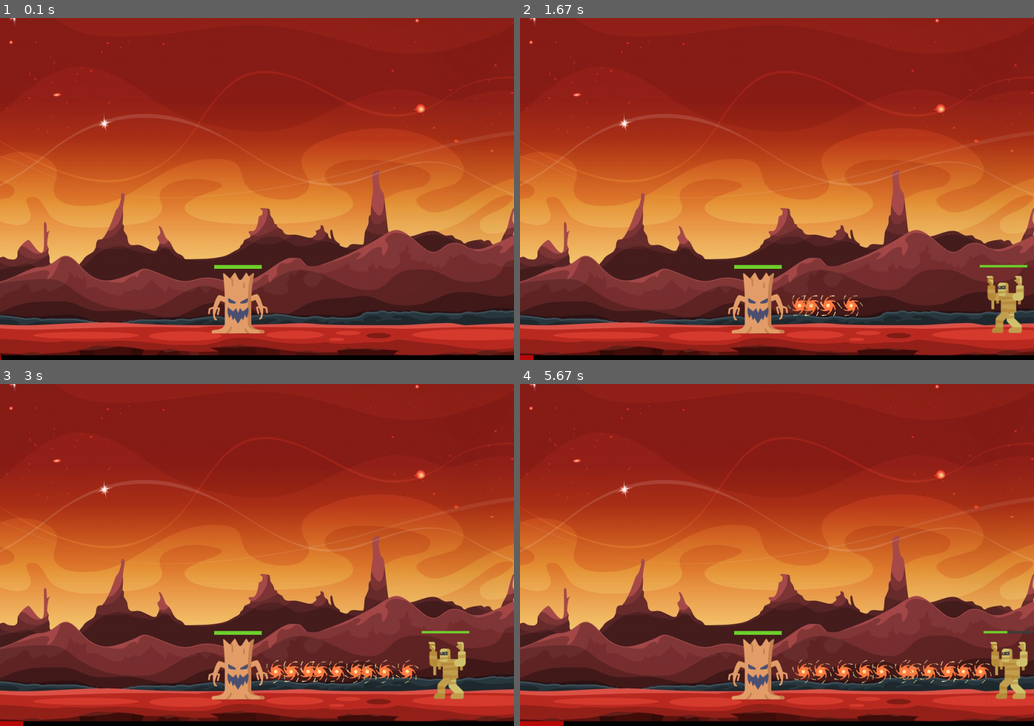
Above: before the commit, frames 1-4 (two rows, left to right).
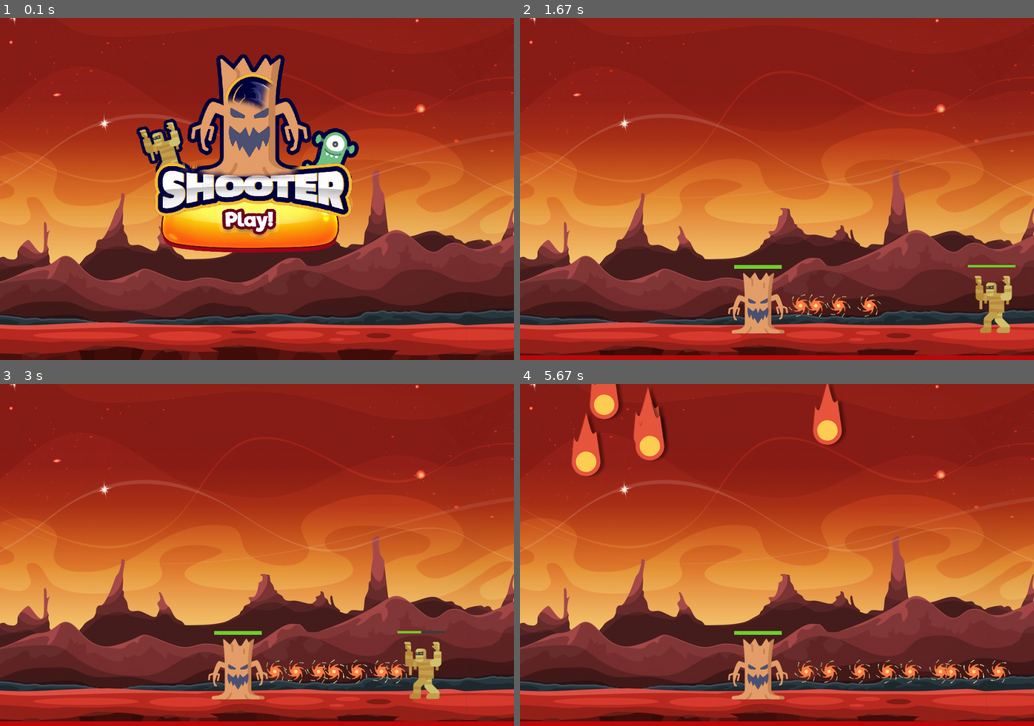
Above: after the commit, the same moments.

Repository: GamerPsy/Shooter-pygame
Game: pygame game, started from main.py
The game is run twice, just before and just after one commit, with the same random seed, the same clock (stepped at 60 frames per second) and the same inputs.
Inputs (mouse positions are in pixels of both pictures, inside the frame that each line leads up to):
- Up to frame 1 (0.1 s): no input
- Up to frame 2 (1.67 s): click (777, 189) at 0.38 s; tap Space at 0.67, 1.07, 1.37, 1.57 s
- Up to frame 3 (3 s): tap Space at 1.9, 2.2, 2.4, 2.7, 2.97 s
- Up to frame 4 (5.67 s): tap Space at 3.3, 3.6, 3.73, 4.13, 4.43, 4.8, 5.2, 5.5 s

The runs differ from the first frame. In frame 1, 19% of the frame differs, in the area x 0-100%, y 10-100%; in frame 2, 3.1%; in frame 3, 3.7%; in frame 4, 6.6%.

Commit message:
Fin gestion pluie comètes

Diff:
--- a/comet.py
+++ b/comet.py
@@ -1,8 +1,37 @@
 import pygame
+import random
 
 class Comet(pygame.sprite.Sprite):
 
-    def __init__(self):
+    def __init__(self, comet_vent):
         super().__init__()
         self.image = pygame.image.load('assets/comet.png')
         self.rect = self.image.get_rect()
+        self.velocity = random.randint(1, 3)
+        self.rect.x = random.randint(20, 800)
+        self.rect.y = - random.randint(0, 800)
+        self.comet_event = comet_vent
+
+    def remove(self):
+        self.comet_event.all_comets.remove(self)
+        if len(self.comet_event.all_comets) == 0:
+            #print("pluie finie")
+            self.comet_event.reset_percent()
+            self.comet_event.game.spawn_monster()
+            self.comet_event.game.spawn_monster()
+
+    def fall(self):
+        self.rect.y += self.velocity
+        if self.rect.y >= 500:
+            #print("sol")
+            self.remove()
+
+        if len(self.comet_event.all_comets) == 0:
+            #print("eventement fini")
+            self.comet_event.reset_percent()
+            self.comet_event.fall_mode = False
+
+        if self.comet_event.game.check_collision(self, self.comet_event.game.all_players):
+            #print("Joueur touché")
+            self.remove()
+            self.comet_event.game.player.damage(20)
--- a/comet_event.py
+++ b/comet_event.py
@@ -3,13 +3,15 @@
 
 class CometFallEvent:
 
-    def __init__(self):
+    def __init__(self, game):
         self.percent = 0
-        self.percent_speed = 5
+        self.percent_speed = 1
         self.all_comets = pygame.sprite.Group()
+        self.game = game
+        self.fall_mode = False
 
     def add_percent(self):
-        self.percent += self.percent_speed / 200
+        self.percent += self.percent_speed
 
     def is_full_loaded(self):
         return self.percent >= 100
@@ -18,16 +20,16 @@
         self.percent = 0
 
     def meteor_fall(self):
-        self.all_comets.add(Comet())
+        for i in range(1, 10):
+            self.all_comets.add(Comet(self))
 
     def attempt_fall(self):
-        if self.is_full_loaded():
-            print("pluie de comètes")
+        if self.is_full_loaded() and len(self.game.all_monsters) == 0:
             self.meteor_fall()
-            self.reset_percent()
+
+            self.fall_mode = True
 
     def update_bar(self, surface):
-        self.attempt_fall()
 
         self.add_percent()
         # barre arrière plan
--- a/game.py
+++ b/game.py
@@ -7,13 +7,13 @@
 class Game:
 
     def __init__(self):
-        self.is_playing = True
+        self.is_playing = False
 
         self.all_players = pygame.sprite.Group()
         self.player = Player(self)
         self.all_players.add(self.player)
 
-        self.comet_vent = CometFallEvent()
+        self.comet_vent = CometFallEvent(self)
 
         self.all_monsters = pygame.sprite.Group()
         self.pressed = {}
@@ -24,10 +24,13 @@
         self.spawn_monster()
         self.spawn_monster()
 
+
     def game_over(self):
         #remettre le jeu à zero : retirer les monstres, remettre le hero à fond en pv, mettre le jeu en attente
         self.all_monsters = pygame.sprite.Group()
+        self.comet_vent.all_comets = pygame.sprite.Group()
         self.player.health = self.player.max_health
+        self.comet_vent.reset_percent()
         self.is_playing = False
 
 
@@ -45,19 +48,24 @@
         for monster in self.all_monsters:
             monster.forward()
             monster.update_health_bar(screen)
+
+        for comet in self.comet_vent.all_comets:
+            comet.fall()
         #appliquer ensemble images projectiles
         self.player.all_projectiles.draw(screen)
         self.all_monsters.draw(screen)
         self.comet_vent.all_comets.draw(screen)
 
-     #gestion mouvement joueur
+        #gestion mouvement joueur
         if self.pressed.get(pygame.K_RIGHT) and self.player.rect.x  + self.player.rect.width < screen.get_width():
             self.player.move_right()
         elif self.pressed.get(pygame.K_LEFT) and self.player.rect.x > 0:
             self.player.move_left()
 
+
     def check_collision(self, sprite, group):
         return pygame.sprite.spritecollide(sprite, group, False, pygame.sprite.collide_mask)
+
 
     def spawn_monster(self):
         monster = Monster(self)
--- a/main.py
+++ b/main.py
@@ -3,6 +3,10 @@
 from game import Game
 
 pygame.init()
+
+#definir une clock
+clock = pygame.time.Clock()
+FPS = 80
 
 #generation de la fenêtre de jeu
 pygame.display.set_caption("Mon shooter en python")
@@ -59,3 +63,6 @@
         elif event.type == pygame.MOUSEBUTTONDOWN:
             if start_button_rect.collidepoint(event.pos):
                 game.start()
+
+    #fixe le nb de FPS
+    clock.tick(FPS)
--- a/monster.py
+++ b/monster.py
@@ -24,6 +24,10 @@
             self.velocity = 1 #random.randint(1, 2)
             self.health = self.max_health
 
+            if self.game.comet_vent.is_full_loaded():
+                self.game.all_monsters.remove(self)
+                self.game.comet_vent.attempt_fall()
+
     def update_health_bar(self, surface):
         pygame.draw.rect(surface, (60, 63, 60), [self.rect.x + 10, self.rect.y - 20, self.max_health, 5])
         pygame.draw.rect(surface, (111, 210, 46), [self.rect.x + 10, self.rect.y - 20, self.health, 5])
